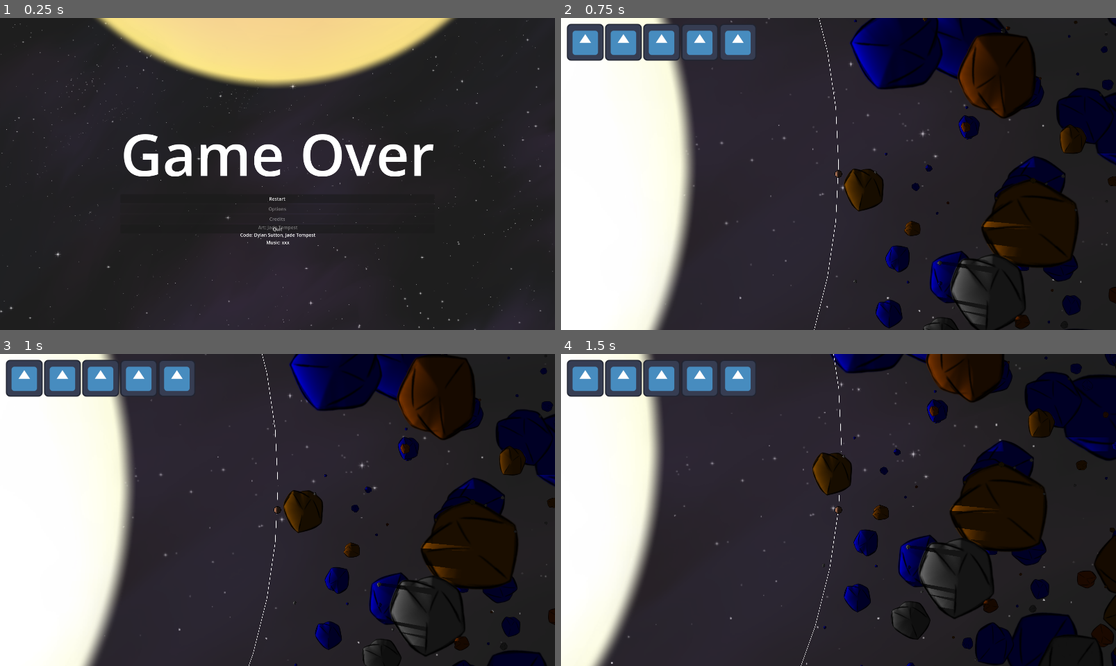
Above: before the commit, frames 1-4 (two rows, left to right).
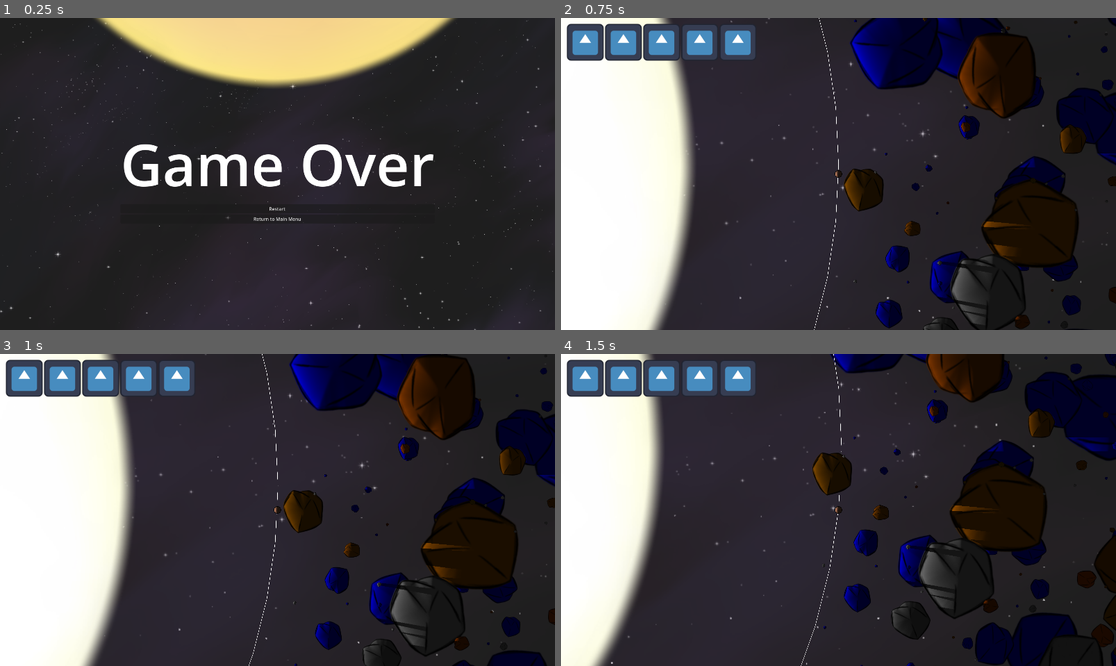
Above: after the commit, the same moments.

Repository: Aroweeri/gmtk2025
Game: Godot game, scene res://scenes/GameOver.tscn
Two runs of this game, one before a commit and one after it. Both use one fixed random seed, a clock stepped at 60 frames per second and the inputs below. This scene is started directly instead of the project's main scene. The engine's default icon, where the game draws it, is replaced by a stand-in: a white triangle on a blue panel in a dark square.
Inputs:
- Up to frame 1 (0.25 s): no input
- Up to frame 2 (0.75 s): click "Restart" at 0.5 s
- Up to frame 3 (1 s): no input
- Up to frame 4 (1.5 s): hold Up (ui_up) from 1.28 s (still down); hold Space (boost) from 1.28 s (still down)

The runs differ from the first frame. In frame 1, 3.7% of the frame differs, in the area x 22-79%, y 37-73%; in frame 2, nothing differs; in frame 3, nothing differs; in frame 4, nothing differs.

Commit message:
Menu Changes

Diff:
--- a/scenes/GameOver.tscn
+++ b/scenes/GameOver.tscn
@@ -1,6 +1,6 @@
 [gd_scene load_steps=5 format=3 uid="uid://jxcugdk853mw"]
 
-[ext_resource type="Script" uid="uid://dar3mxenb0yy5" path="res://scripts/main_menu.gd" id="1_4noiy"]
+[ext_resource type="Script" uid="uid://bruy2wyqmb6n7" path="res://scripts/gameover.gd" id="1_4noiy"]
 [ext_resource type="Texture2D" uid="uid://dwrufhrusf85g" path="res://assets/Space.png" id="2_gijjb"]
 [ext_resource type="Texture2D" uid="uid://chw70u2c8siwq" path="res://assets/Sun.png" id="3_88ekj"]
 [ext_resource type="AudioStream" uid="uid://bq6q3nuu6en2n" path="res://assets/Ludum Dare 30 - 07.ogg" id="4_0winm"]
@@ -30,34 +30,13 @@
 theme_override_font_sizes/font_size = 200
 text = "Game Over"
 
-[node name="StartButton" type="Button" parent="CenterContainer/VBoxContainer"]
+[node name="RestartButton" type="Button" parent="CenterContainer/VBoxContainer"]
 layout_mode = 2
 text = "Restart"
 
-[node name="OptionsButton" type="Button" parent="CenterContainer/VBoxContainer"]
-layout_mode = 2
-disabled = true
-text = "Options"
-
-[node name="CreditsButton" type="Button" parent="CenterContainer/VBoxContainer"]
-layout_mode = 2
-disabled = true
-text = "Credits"
-
-[node name="Credits" type="Label" parent="CenterContainer/VBoxContainer/CreditsButton"]
-layout_mode = 0
-offset_left = 298.0
-offset_top = 33.0
-offset_right = 792.0
-offset_bottom = 150.0
-text = "Art: Jade Tempest
-Code: Dylan Sutton, Jade Tempest
-Music: xxx"
-horizontal_alignment = 1
-
 [node name="QuitButton" type="Button" parent="CenterContainer/VBoxContainer"]
 layout_mode = 2
-text = "Quit"
+text = "Return to Main Menu"
 
 [node name="TextureRect" type="TextureRect" parent="."]
 z_index = -1
@@ -90,7 +69,5 @@
 volume_db = -10.0
 autoplay = true
 
-[connection signal="pressed" from="CenterContainer/VBoxContainer/StartButton" to="." method="_on_start_button_pressed"]
-[connection signal="pressed" from="CenterContainer/VBoxContainer/OptionsButton" to="." method="_on_options_button_pressed"]
-[connection signal="pressed" from="CenterContainer/VBoxContainer/CreditsButton" to="." method="_on_credits_button_pressed"]
+[connection signal="pressed" from="CenterContainer/VBoxContainer/RestartButton" to="." method="_on_start_button_pressed"]
 [connection signal="pressed" from="CenterContainer/VBoxContainer/QuitButton" to="." method="_on_quit_button_pressed"]
--- /dev/null
+++ b/scripts/gameover.gd
@@ -0,0 +1,7 @@
+extends Control
+
+func _on_start_button_pressed() -> void:
+	get_tree().change_scene_to_file("res://scenes/Main.tscn")
+
+func _on_quit_button_pressed() -> void:
+	get_tree().change_scene_to_file("res://scenes/MainMenu.tscn");
--- a/scripts/main_menu.gd
+++ b/scripts/main_menu.gd
@@ -1,5 +1,4 @@
 extends Control
-
 
 func _on_start_button_pressed() -> void:
 	get_tree().change_scene_to_file("res://scenes/Main.tscn")
@@ -10,9 +9,8 @@
 func _on_credits_button_pressed() -> void:
 	$Credits.show();
 
+func _on_close_credits_pressed() -> void:
+	$Credits.hide()
+
 func _on_quit_button_pressed() -> void:
 	get_tree().quit();
-
-
-func _on_close_credits_pressed() -> void:
-	$Credits.hide()
Not shown: 1 places in scenes/MainMenu.tscn that only renumber resources
Not shown, added: scripts/gameover.gd.uid
